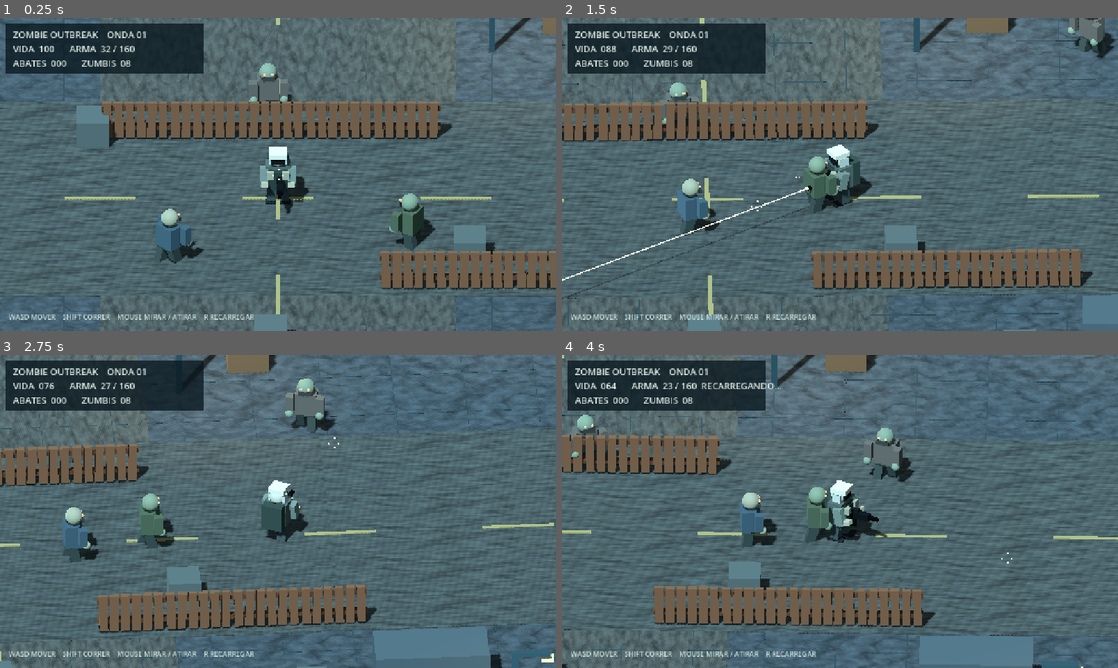
Above: before the commit, frames 1-4 (two rows, left to right).
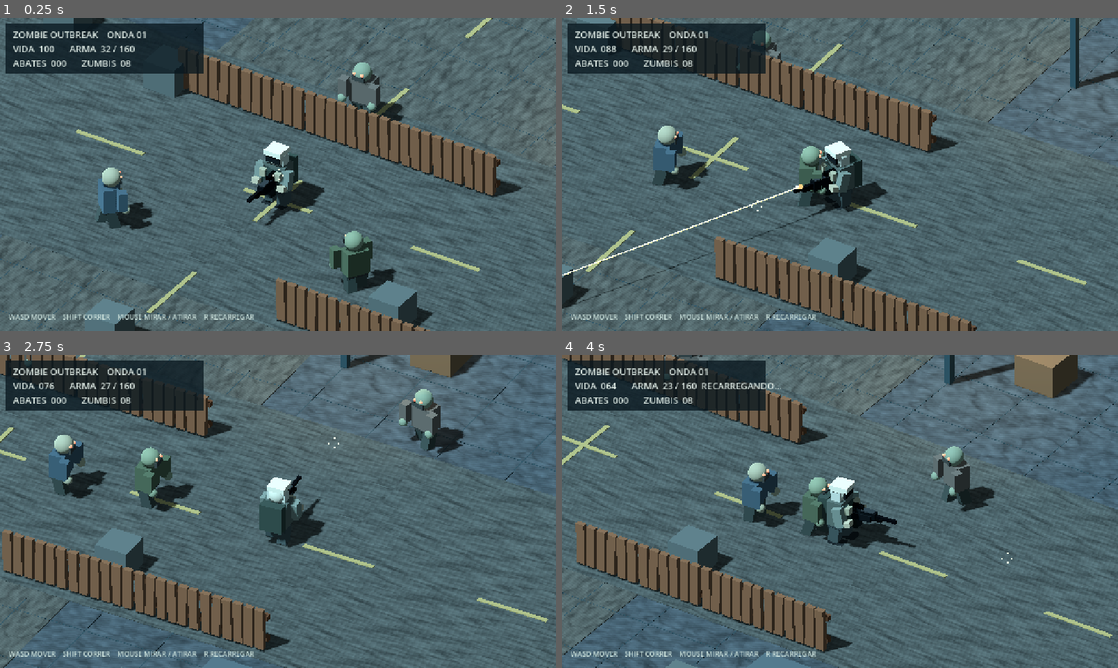
Above: after the commit, the same moments.

Repository: lulualcides-sys/Zumbi
Game: Godot game, scene res://scenes/Main.tscn
Same seed, same stepped clock (60 frames per second), same inputs: the game is played once before the commit and once after it.
Inputs (mouse positions are in pixels of both pictures, inside the frame that each line leads up to):
- Up to frame 1 (0.25 s): no input
- Up to frame 2 (1.5 s): tap Enter at 0.5 s; move the mouse to (962, 158) at 0.52 s; hold D 0.53-1.25 s; hold Enter 0.53-1.25 s; click (962, 158) at 0.67 s; drag from (728, 190) to (812, 237) at 1.27 s
- Up to frame 3 (2.75 s): move the mouse to (333, 442) at 2.02 s; hold D from 2.03 s (still down); hold Shift from 2.03 s (still down)
- Up to frame 4 (4 s): release D at 2.75 s; release Shift at 2.75 s; drag from (812, 574) to (673, 464) at 2.77 s; move the mouse to (1006, 558) at 3.52 s; hold A from 3.53 s (still down); hold R from 3.53 s (still down)

The runs differ from the first frame. In frame 1, 32% of the frame differs, in the area x 0-100%, y 0-100%; in frame 2, 36%; in frame 3, 30%; in frame 4, 33%.

Commit message:
fix: visible CC0 rifle, real muzzle firing and diagonal mobile camera
* feat(art): install Quaternius CC0 3D rifle from pinned Zombie Apocalypse Kit

* feat: visible detailed Quaternius CC0 rifle aligned to muzzle flashes and raycast

* fix: equip survivor with visible rifle and fire from the actual weapon muzzle

* test: block releases if real rifle is missing, hidden or muzzle is out of place

* feat(camera): tighter angled 3/4 shot for readable soldier and rifle

* docs: record visible CC0 rifle attachment and fidelity limitations

* docs: record visible CC0 rifle attachment and fidelity limitations

* feat(camera): more diagonal 3/4 shooter perspective with camera-relative mobile joystick

* test: verify mobile joystick maps to new diagonal camera without inverted movement

* fix(test): give explicit Vector3 types for dynamic camera basis in GDScript

Diff:
--- a/scripts/Main.gd
+++ b/scripts/Main.gd
@@ -6,6 +6,7 @@
 const Artwork = preload("res://scripts/VisualAssets.gd")
 const StreetSurface = preload("res://scripts/SurfaceTextures.gd")
 const MobileJoystick = preload("res://scripts/MobileControls.gd")
+const WeaponVisual = preload("res://scripts/WeaponVisual.gd")
 const WALK_SPEED := 5.2
 const RUN_SPEED := 8.0
 const FIRE_INTERVAL := 0.12
@@ -14,7 +15,7 @@
 const MAX_ENEMIES := 26
 const WORLD_LIMIT := 17.0
 const MOBILE_AUTO_RANGE := 14.0
-const CAMERA_OFFSET := Vector3(0.0, 9.3, 14.2)
+const CAMERA_OFFSET := Vector3(7.6, 9.3, 12.0)
 
 var rng := RandomNumberGenerator.new()
 var player: CharacterBody3D
@@ -25,6 +26,7 @@
 var mobile_controls: Control
 var player_rig: Dictionary = {}
 var player_art: Dictionary = {}
+var weapon_rig: Dictionary = {}
 var zombie_state: Dictionary = {}
 var zombies: Array[CharacterBody3D] = []
 var destructibles: Dictionary = {}
@@ -174,12 +176,14 @@
     add_child(player)
     player_rig = Models.survivor(player)
     player_art = Artwork.attach_character(player, player_rig, "survivor")
+    # Imported survivor does not include its own rifle: attach the CC0 model.
+    weapon_rig = WeaponVisual.attach(player)
 
 func _create_camera() -> void:
     camera = Camera3D.new()
     camera.name = "ThreeQuarterCamera"
     camera.projection = Camera3D.PROJECTION_ORTHOGONAL
-    camera.size = 8.8
+    camera.size = 7.9
     camera.near = 0.1
     camera.far = 110.0
     camera.current = true
@@ -294,7 +298,15 @@
         motion.x += 1.0
     if _mobile_enabled():
         var analog: Vector2 = mobile_controls.get("direction")
-        motion = Vector3(analog.x, 0.0, analog.y).limit_length(1.0)
+        # Landscape joystick is camera-relative; "up" means up on screen
+        # even when the camera moves to the diagonal view of the video.
+        var screen_right := camera.global_transform.basis.x
+        var screen_up := -camera.global_transform.basis.z
+        screen_right.y = 0.0
+        screen_up.y = 0.0
+        screen_right = screen_right.normalized()
+        screen_up = screen_up.normalized()
+        motion = (screen_right * analog.x - screen_up * analog.y).limit_length(1.0)
     else:
         motion = motion.normalized()
     last_move = motion
@@ -395,7 +407,9 @@
     fire_cooldown = FIRE_INTERVAL
     ammo -= 1
     recoil = 0.21
-    var muzzle: Marker3D = player_rig["muzzle"]
+    # The actual, visible rifle is the source of all gunfire; never shoot
+    # from the invisible placeholder rifle in the procedural fallback.
+    var muzzle: Marker3D = weapon_rig["muzzle"]
     var start: Vector3 = muzzle.global_position
     var destination := start + aim_direction * 31.0
     var query := PhysicsRayQueryParameters3D.create(start, destination)
@@ -413,6 +427,7 @@
         else:
             _impact(destination, Color("#a1ac9c"), 3)
     _tracer(start, destination)
+    WeaponVisual.animate_fire(weapon_rig)
     _muzzle_flash(start)
 
 func _tracer(start: Vector3, destination: Vector3) -> void:
--- /dev/null
+++ b/scripts/WeaponVisual.gd
@@ -0,0 +1,100 @@
+extends RefCounted
+## Rifle 3D real Quaternius CC0, sempre visivel no peito/maos do soldado.
+## O glTF Rifle tem cano ao longo do eixo +Z (bounding box verificado).
+## Sem dependencias de redes em tempo de execucao.
+const RIFLE_PATH := "res://assets/cc0/rifle.gltf"
+const RIFLE_OFFSET := Vector3(0.09, 0.10, 0.43)
+const RIFLE_SCALE := 0.82
+
+static func _metal(tint: Color, glow: bool = false) -> StandardMaterial3D:
+    var mat := StandardMaterial3D.new()
+    mat.albedo_color = tint
+    mat.metallic = 0.65
+    mat.roughness = 0.48
+    if glow:
+        mat.shading_mode = BaseMaterial3D.SHADING_MODE_UNSHADED
+        mat.emission_enabled = true
+        mat.emission = tint
+        mat.emission_energy_multiplier = 3.5
+    return mat
+
+static func _box(parent: Node3D, at: Vector3, extents: Vector3, tint: Color) -> void:
+    var mesh := MeshInstance3D.new()
+    var shape := BoxMesh.new()
+    shape.size = extents
+    mesh.mesh = shape
+    mesh.material_override = _metal(tint)
+    mesh.position = at
+    parent.add_child(mesh)
+
+static func _fallback_rifle(root: Node3D) -> void:
+    # Only visible when the CC0 glTF has not been installed in a local clone.
+    # Made of multiple parts to read as a weapon rather than a rectangle.
+    _box(root, Vector3(0, 0, 0.13), Vector3(0.17, 0.17, 0.86), Color("#23292d"))
+    _box(root, Vector3(0, 0.01, -0.30), Vector3(0.19, 0.20, 0.43), Color("#323a3b"))
+    _box(root, Vector3(0, 0.13, 0.03), Vector3(0.11, 0.14, 0.33), Color("#0a1215"))
+    _box(root, Vector3(0, -0.19, 0.05), Vector3(0.11, 0.38, 0.16), Color("#343b40"))
+    _box(root, Vector3(0, -0.02, 0.70), Vector3(0.08, 0.08, 0.82), Color("#1b2125"))
+    _box(root, Vector3(0, 0.08, 0.33), Vector3(0.16, 0.06, 0.35), Color("#5a6267"))
+
+static func attach(body: CharacterBody3D) -> Dictionary:
+    var holder := Node3D.new()
+    holder.name = "VisibleRifleMount"
+    holder.position = RIFLE_OFFSET
+    body.add_child(holder)
+
+    var source_ok := false
+    if ResourceLoader.exists(RIFLE_PATH):
+        var packed := load(RIFLE_PATH) as PackedScene
+        if packed != null:
+            var model := packed.instantiate() as Node3D
+            if model != null:
+                model.name = "VisibleCC0Rifle"
+                model.scale = Vector3.ONE * RIFLE_SCALE
+                holder.add_child(model)
+                source_ok = true
+    if not source_ok:
+        _fallback_rifle(holder)
+
+    # Rifle.gltf barrel extends to +1.019 (asset-space units).
+    # Offset and scale use the same coordinate system as the gameplay trace.
+    var muzzle := Marker3D.new()
+    muzzle.name = "RealBarrelMuzzle"
+    muzzle.position = Vector3(0.0, 0.05, 0.92)
+    holder.add_child(muzzle)
+
+    var muzzle_flash := MeshInstance3D.new()
+    muzzle_flash.name = "MuzzleFlash"
+    var flash_shape := SphereMesh.new()
+    flash_shape.radius = 0.13
+    flash_shape.height = 0.23
+    muzzle_flash.mesh = flash_shape
+    muzzle_flash.material_override = _metal(Color("#ffd388"), true)
+    muzzle_flash.position = Vector3.ZERO
+    muzzle_flash.visible = false
+    muzzle.add_child(muzzle_flash)
+    return {
+        "mount": holder,
+        "muzzle": muzzle,
+        "flash": muzzle_flash,
+        "source_ok": source_ok,
+        "base_offset": RIFLE_OFFSET
+    }
+
+static func animate_fire(rig: Dictionary) -> void:
+    if rig.is_empty():
+        return
+    var mount: Node3D = rig.get("mount")
+    var flash: MeshInstance3D = rig.get("flash")
+    if mount == null or flash == null:
+        return
+    mount.position.z = RIFLE_OFFSET.z - 0.12
+    flash.visible = true
+    flash.scale = Vector3.ONE
+    # Any previous flash tween may still be running; new muzzle flashes
+    # remain subtle and each new shot resets the size immediately.
+    var tween := mount.create_tween()
+    tween.tween_property(mount, "position:z", RIFLE_OFFSET.z, 0.10)
+    var fade := flash.create_tween()
+    fade.tween_property(flash, "scale", Vector3.ZERO, 0.065)
+    fade.tween_callback(func() -> void: flash.visible = false)
--- a/tests/mobile_controls.gd
+++ b/tests/mobile_controls.gd
@@ -31,7 +31,12 @@
     var analog: Vector2 = touch_ui.get("direction")
     ok = _assert(analog.x > 0.5 and analog.y < 0.0 and analog.length() <= 1.0, "analog movement direction invalid") and ok
     game._move_player(0.016)
-    ok = _assert(game.last_move.x > 0.5, "touch not mapped to player horizontal movement") and ok
+    var right: Vector3 = game.camera.global_transform.basis.x
+    var forward: Vector3 = -game.camera.global_transform.basis.z
+    right.y = 0.0
+    forward.y = 0.0
+    var expected: Vector3 = (right.normalized() * analog.x - forward.normalized() * analog.y).normalized()
+    ok = _assert(game.last_move.normalized().dot(expected) > 0.99, "touch movement not aligned with diagonal camera") and ok
 
     var ignore_drag := InputEventScreenDrag.new()
     ignore_drag.index = 4
--- a/tests/smoke.gd
+++ b/tests/smoke.gd
@@ -21,6 +21,15 @@
     all_passed = _check(scene.player != null and scene.camera != null, "Jogador/camera ausentes") and all_passed
     all_passed = _check(scene.camera.projection == Camera3D.PROJECTION_ORTHOGONAL, "Camera 3/4 do video nao configurada") and all_passed
     all_passed = _check(scene.player_rig.has("muzzle") and scene.player_rig.has("left_leg"), "Soldado sem rig ou cano") and all_passed
+    all_passed = _check(scene.weapon_rig.has("mount") and scene.weapon_rig.has("muzzle"), "Rifle 3D nao equipado") and all_passed
+    var gun_mount: Node3D = scene.weapon_rig.get("mount")
+    var gun_muzzle: Marker3D = scene.weapon_rig.get("muzzle")
+    all_passed = _check(gun_mount != null and gun_mount.visible, "Rifle invisivel") and all_passed
+    all_passed = _check(gun_muzzle != null and gun_muzzle.global_position.distance_to(scene.player.global_position) < 2.5, "Boca do cano fora de posicao") and all_passed
+    if ResourceLoader.exists("res://assets/cc0/rifle.gltf"):
+        all_passed = _check(bool(scene.weapon_rig.get("source_ok", false)), "Fuzil GLTF CC0 nao instanciado") and all_passed
+        all_passed = _check(gun_mount.get_node_or_null("VisibleCC0Rifle") != null, "Soldado esta sem o rifle visivel") and all_passed
+
     if not scene.player_art.is_empty():
         scene._animate_survivor(0.016)
         var actual_player: AnimationPlayer = scene.player_art.get("player")
@@ -69,5 +78,5 @@
     if not all_passed:
         quit(1)
         return
-    print("SMOKE_OK: camera 3/4, CC0 animated models, ondas, dano, recarga e cercas destrutiveis")
+    print("SMOKE_OK: rifle 3D CC0 visivel com marcador de cano, camera, animacoes e combate")
     quit(0)
